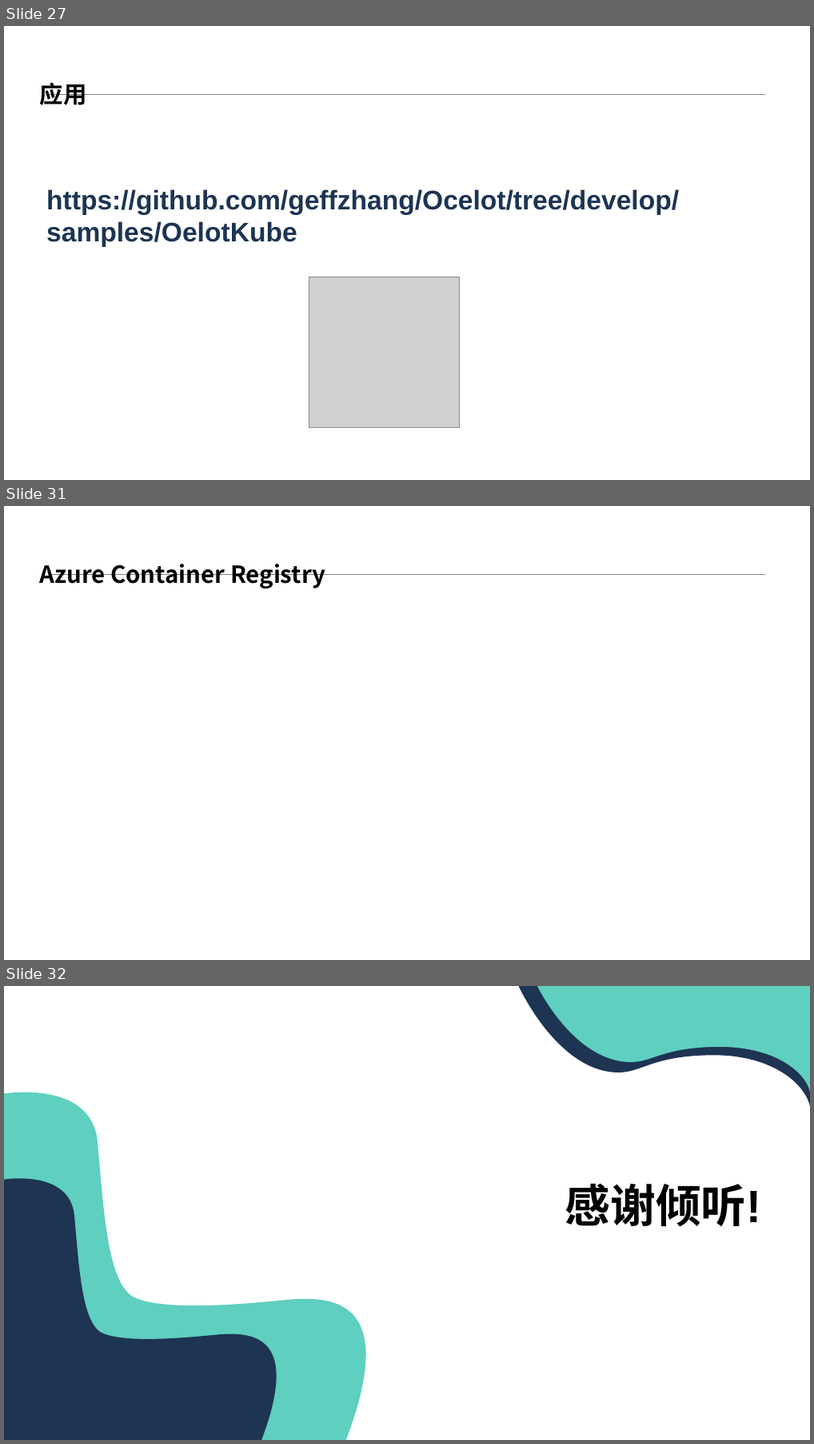
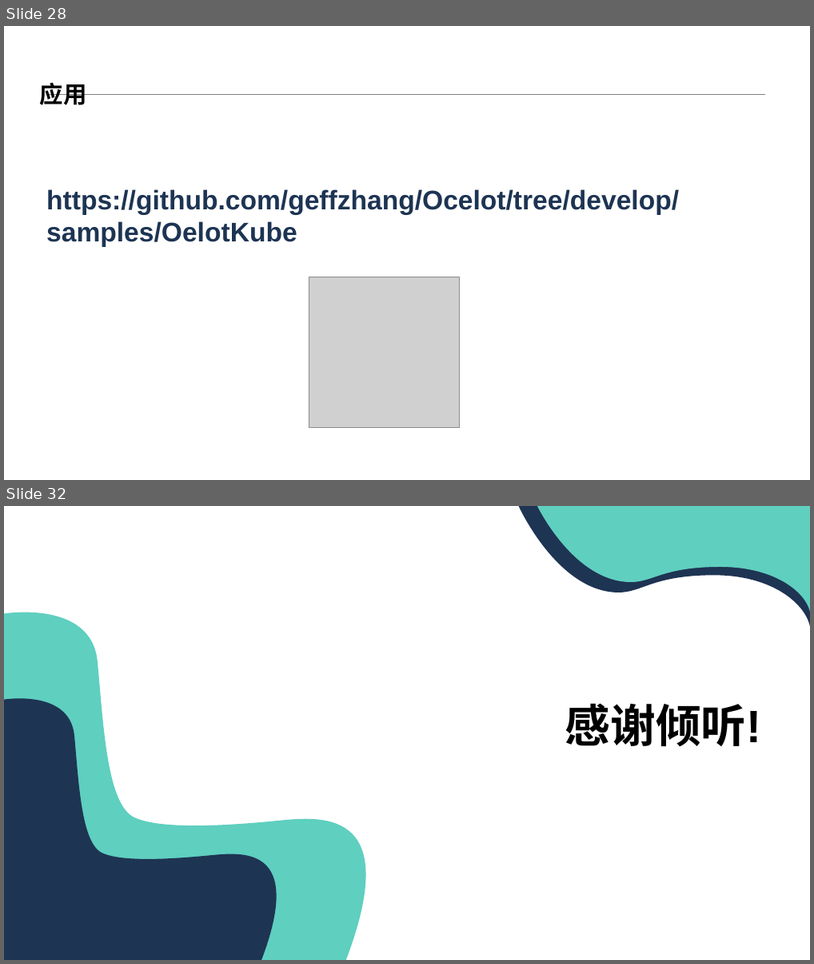
Before and after one commit to geffzhang/DockerStarted, a slide deck: 基于K8s开发.NET Core 云原生应用.pptx. Shown one above the other, each under a label of ours: slides 27, 31 and 32 before the commit, slides 28 and 32 after it; the slides between them are not shown. The pictures are 814x1444 and 814x964 pixels, drawn with LibreOffice and Linux fonts; fonts in the diff are those of the drawing; grey boxes stand for pictures; background and template pictures are left out. Boxes give left, top, right and bottom in pixels: in the first picture for what was removed or moved away, otherwise in the second. Text is boxed around its words. In the diff, an @@ line names an element or a change of style, - is before the commit and + after.

```diff
--- a/基于K8s开发.NET Core 云原生应用.pptx
+++ b/基于K8s开发.NET Core 云原生应用.pptx
@@ slide 31 removed at [4, 506, 810, 960], background #FFFFFF; not listed: 1 template element that a slide beside it also shows @@
@@ title removed at [40, 564, 326, 588] @@
-Azure Container Registry
@@ what was slide 27 is now slide 28 @@
```
Also in this commit, not shown: 2 slides changed, 2 slides added, 1 other slide removed.
